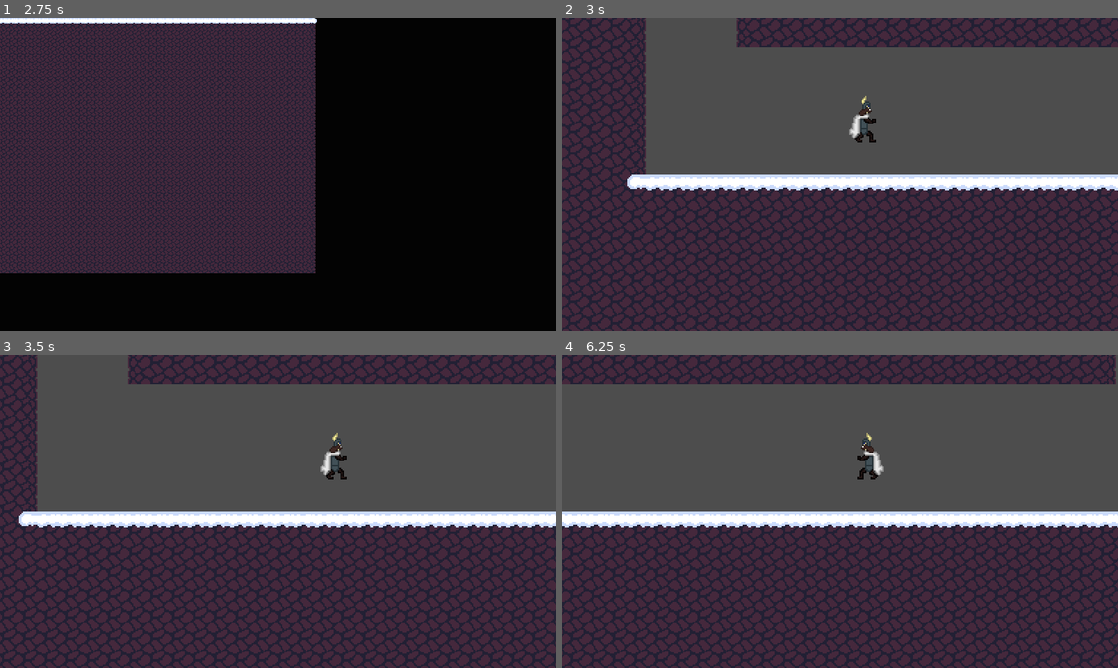
Above: before the commit, frames 1-4 (two rows, left to right).
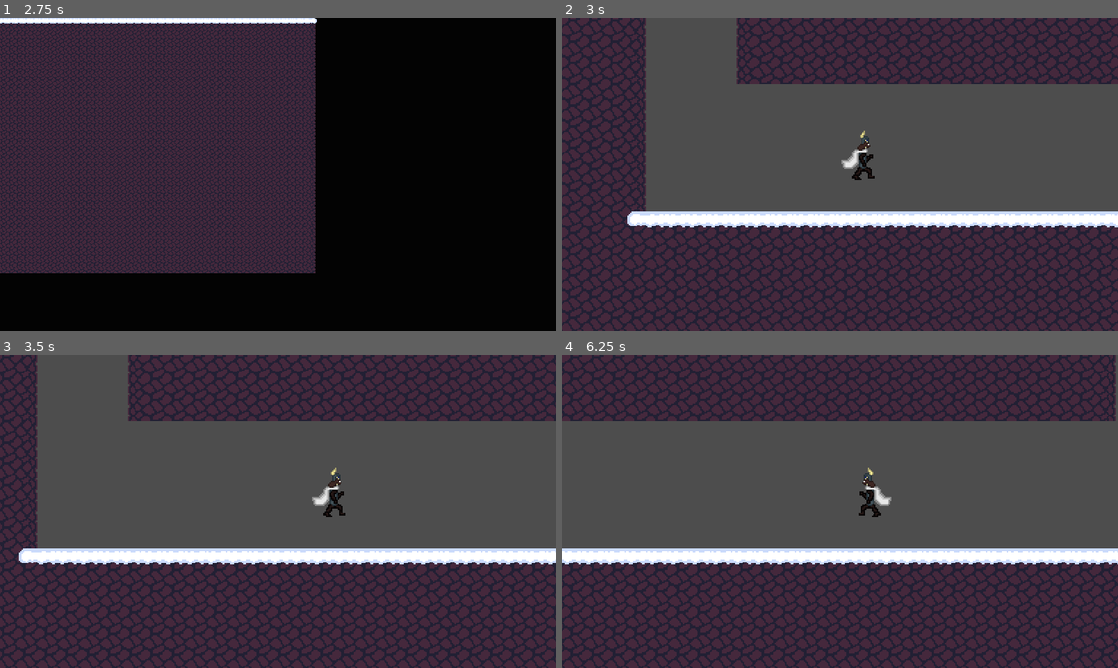
Above: after the commit, the same moments.

Repository: Tooffeer/1st-Semester-Creative-Project
Game: Godot game, scene res://Scenes/Main/main.tscn
Same seed, same stepped clock (60 frames per second), same inputs: the game is played once before the commit and once after it.
Inputs:
- Up to frame 1 (2.75 s): click "Start" at 0.5 s; click "Start" at 1.25 s; tap Enter (ui_accept) at 2 s; hold D (right) from 2.03 s (still down); tap Space (jump) at 2.27 s
- Up to frame 2 (3 s): keep holding D (right)
- Up to frame 3 (3.5 s): keep holding D (right); tap Space (jump) at 3.02 s
- Up to frame 4 (6.25 s): release D (right) at 3.53 s; hold A (left) 3.53-4.28 s; hold D (right) 4.28-5.78 s; tap Space (jump) at 4.52, 5.27, 6.02 s; hold A (left) from 5.78 s (still down)

Frame 1 is identical in both runs. In frame 2, 50% of the frame differs, in the area x 0-100%, y 0-100%; in frame 3, 50%; in frame 4, 52%.
Error before the commit: Invalid operands 'float' and 'Vector2' in operator '+'. (res://Scenes/Game/Player2D/player.gd:63)
Error after the commit: Invalid operands 'float' and 'Vector2' in operator '+'. (res://Scenes/Game/Player2D/player.gd:65)

Commit message:
Added Running Animation

Diff:
--- a/1st Semester Creative Project/Scenes/Game/Player2D/player.gd
+++ b/1st Semester Creative Project/Scenes/Game/Player2D/player.gd
@@ -1,4 +1,6 @@
 extends CharacterBody2D
+
+@onready var sprite = $AnimatedSprite2D
 
 # Health variables
 signal playerHealthChanged(amount : float)
@@ -111,15 +113,16 @@
 func stateMachine():
 	# Face sprite in the direction of movement
 	if velocity.x > 0:
-		$AnimatedSprite2D.flip_h = false
+		sprite.flip_h = false
 	elif velocity.x < 0:
-		$AnimatedSprite2D.flip_h = true
+		sprite.flip_h = true
 
-	if (velocity.x == 0 and velocity.y == 0):
+	if velocity.x == 0 and velocity.y == 0:
 		currentState = states[0]
-
-
+	elif velocity.x != 0 and velocity.y == 0:
+		currentState = states[1]
 
 	if currentState == states[0]:
-
-		$AnimatedSprite2D.play("Idle")
+		sprite.play("Idle")
+	elif currentState == states[1]:
+		sprite.play("Run")
--- a/1st Semester Creative Project/Scenes/Game/Player2D/player.tscn
+++ b/1st Semester Creative Project/Scenes/Game/Player2D/player.tscn
@@ -1,45 +1,111 @@
-[gd_scene load_steps=9 format=3 uid="uid://b1s7r5gcfoqk4"]
+[gd_scene load_steps=17 format=3 uid="uid://b1s7r5gcfoqk4"]
 
 [ext_resource type="Script" path="res://Scenes/Game/Player2D/player.gd" id="1_ede4o"]
-[ext_resource type="Texture2D" uid="uid://cpcf4jejgwgum" path="res://Assets/Beowulf Spritesheet - Copy-Sheet.png" id="2_w02we"]
+[ext_resource type="Texture2D" uid="uid://b6f5n635phck5" path="res://Assets/Beowulf Spritesheet.png" id="2_20fb3"]
 
 [sub_resource type="RectangleShape2D" id="RectangleShape2D_vaaau"]
 size = Vector2(16, 31)
 
-[sub_resource type="AtlasTexture" id="AtlasTexture_3sljx"]
-atlas = ExtResource("2_w02we")
-region = Rect2(0, 0, 20, 36)
+[sub_resource type="AtlasTexture" id="AtlasTexture_tljfx"]
+atlas = ExtResource("2_20fb3")
+region = Rect2(0, 384, 48, 64)
 
-[sub_resource type="AtlasTexture" id="AtlasTexture_l6seo"]
-atlas = ExtResource("2_w02we")
-region = Rect2(20, 0, 20, 36)
+[sub_resource type="AtlasTexture" id="AtlasTexture_l1ews"]
+atlas = ExtResource("2_20fb3")
+region = Rect2(48, 384, 48, 64)
 
-[sub_resource type="AtlasTexture" id="AtlasTexture_55r76"]
-atlas = ExtResource("2_w02we")
-region = Rect2(40, 0, 20, 36)
+[sub_resource type="AtlasTexture" id="AtlasTexture_8cnif"]
+atlas = ExtResource("2_20fb3")
+region = Rect2(96, 384, 48, 64)
 
-[sub_resource type="AtlasTexture" id="AtlasTexture_dmws1"]
-atlas = ExtResource("2_w02we")
-region = Rect2(60, 0, 20, 36)
+[sub_resource type="AtlasTexture" id="AtlasTexture_rj2sq"]
+atlas = ExtResource("2_20fb3")
+region = Rect2(144, 384, 48, 64)
+
+[sub_resource type="AtlasTexture" id="AtlasTexture_0g1pk"]
+atlas = ExtResource("2_20fb3")
+region = Rect2(0, 0, 48, 64)
+
+[sub_resource type="AtlasTexture" id="AtlasTexture_oanc2"]
+atlas = ExtResource("2_20fb3")
+region = Rect2(48, 0, 48, 64)
+
+[sub_resource type="AtlasTexture" id="AtlasTexture_27yr3"]
+atlas = ExtResource("2_20fb3")
+region = Rect2(96, 0, 48, 64)
+
+[sub_resource type="AtlasTexture" id="AtlasTexture_2n84a"]
+atlas = ExtResource("2_20fb3")
+region = Rect2(144, 0, 48, 64)
+
+[sub_resource type="AtlasTexture" id="AtlasTexture_y6igr"]
+atlas = ExtResource("2_20fb3")
+region = Rect2(0, 64, 48, 64)
+
+[sub_resource type="AtlasTexture" id="AtlasTexture_684nv"]
+atlas = ExtResource("2_20fb3")
+region = Rect2(48, 64, 48, 64)
+
+[sub_resource type="AtlasTexture" id="AtlasTexture_4r314"]
+atlas = ExtResource("2_20fb3")
+region = Rect2(96, 64, 48, 64)
+
+[sub_resource type="AtlasTexture" id="AtlasTexture_nmwag"]
+atlas = ExtResource("2_20fb3")
+region = Rect2(144, 64, 48, 64)
 
 [sub_resource type="SpriteFrames" id="SpriteFrames_inid1"]
 animations = [{
 "frames": [{
 "duration": 1.0,
-"texture": SubResource("AtlasTexture_3sljx")
+"texture": SubResource("AtlasTexture_tljfx")
 }, {
 "duration": 1.0,
-"texture": SubResource("AtlasTexture_l6seo")
+"texture": SubResource("AtlasTexture_l1ews")
 }, {
 "duration": 1.0,
-"texture": SubResource("AtlasTexture_55r76")
+"texture": SubResource("AtlasTexture_8cnif")
 }, {
 "duration": 1.0,
-"texture": SubResource("AtlasTexture_dmws1")
+"texture": SubResource("AtlasTexture_rj2sq")
+}],
+"loop": true,
+"name": &"Attack",
+"speed": 9.0
+}, {
+"frames": [{
+"duration": 1.0,
+"texture": SubResource("AtlasTexture_0g1pk")
+}, {
+"duration": 1.0,
+"texture": SubResource("AtlasTexture_oanc2")
+}, {
+"duration": 1.0,
+"texture": SubResource("AtlasTexture_27yr3")
+}, {
+"duration": 1.0,
+"texture": SubResource("AtlasTexture_2n84a")
 }],
 "loop": true,
 "name": &"Idle",
 "speed": 5.0
+}, {
+"frames": [{
+"duration": 1.0,
+"texture": SubResource("AtlasTexture_y6igr")
+}, {
+"duration": 1.0,
+"texture": SubResource("AtlasTexture_684nv")
+}, {
+"duration": 1.0,
+"texture": SubResource("AtlasTexture_4r314")
+}, {
+"duration": 1.0,
+"texture": SubResource("AtlasTexture_nmwag")
+}],
+"loop": true,
+"name": &"Run",
+"speed": 8.0
 }]
 
 [node name="Player" type="CharacterBody2D"]
@@ -50,11 +116,12 @@
 shape = SubResource("RectangleShape2D_vaaau")
 
 [node name="AnimatedSprite2D" type="AnimatedSprite2D" parent="."]
-position = Vector2(0, -2)
 sprite_frames = SubResource("SpriteFrames_inid1")
-animation = &"Idle"
+animation = &"Run"
+frame_progress = 0.414521
 
 [node name="Camera2D" type="Camera2D" parent="."]
+position = Vector2(0, -28)
 zoom = Vector2(2.75, 2.75)
 drag_horizontal_enabled = true
 drag_vertical_enabled = true
Binary file removed: 1st Semester Creative Project/Assets/Beowulf Spritesheet - Copy-Sheet.png
Binary file added: 1st Semester Creative Project/Assets/Beowulf Spritesheet.png
Not shown, changed: 1st Semester Creative Project/Assets/Beowulf Spritesheet.png.import
Not shown, changed: Aseprite Files/Beowulf Spritesheet.aseprite
